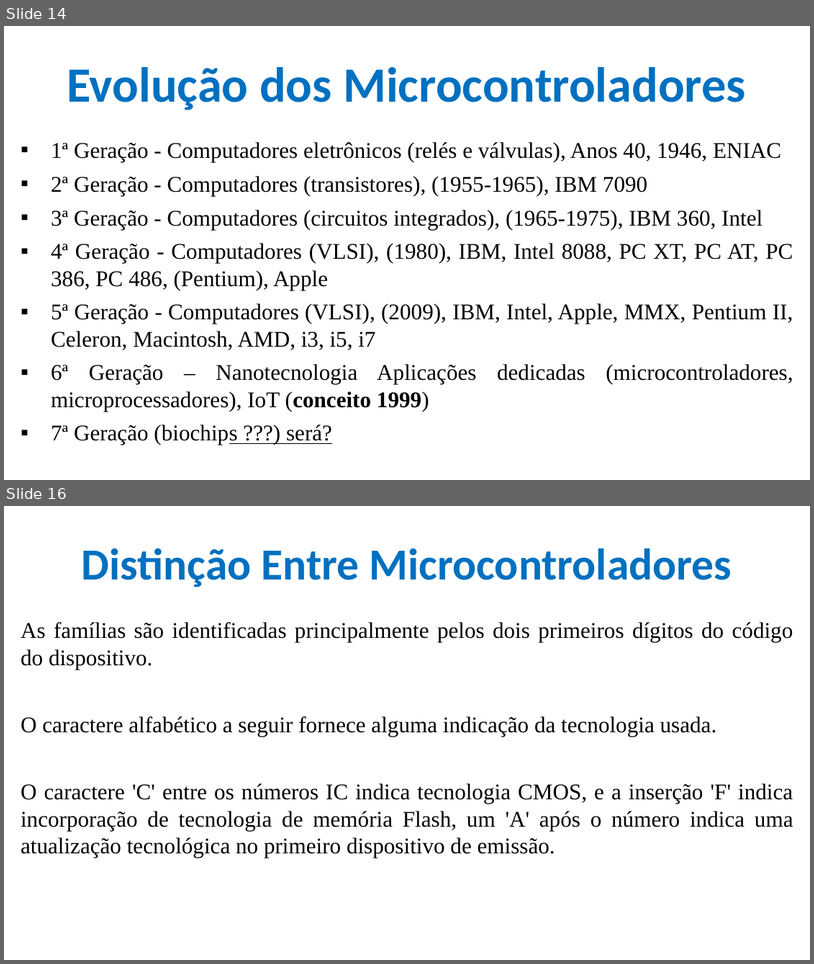
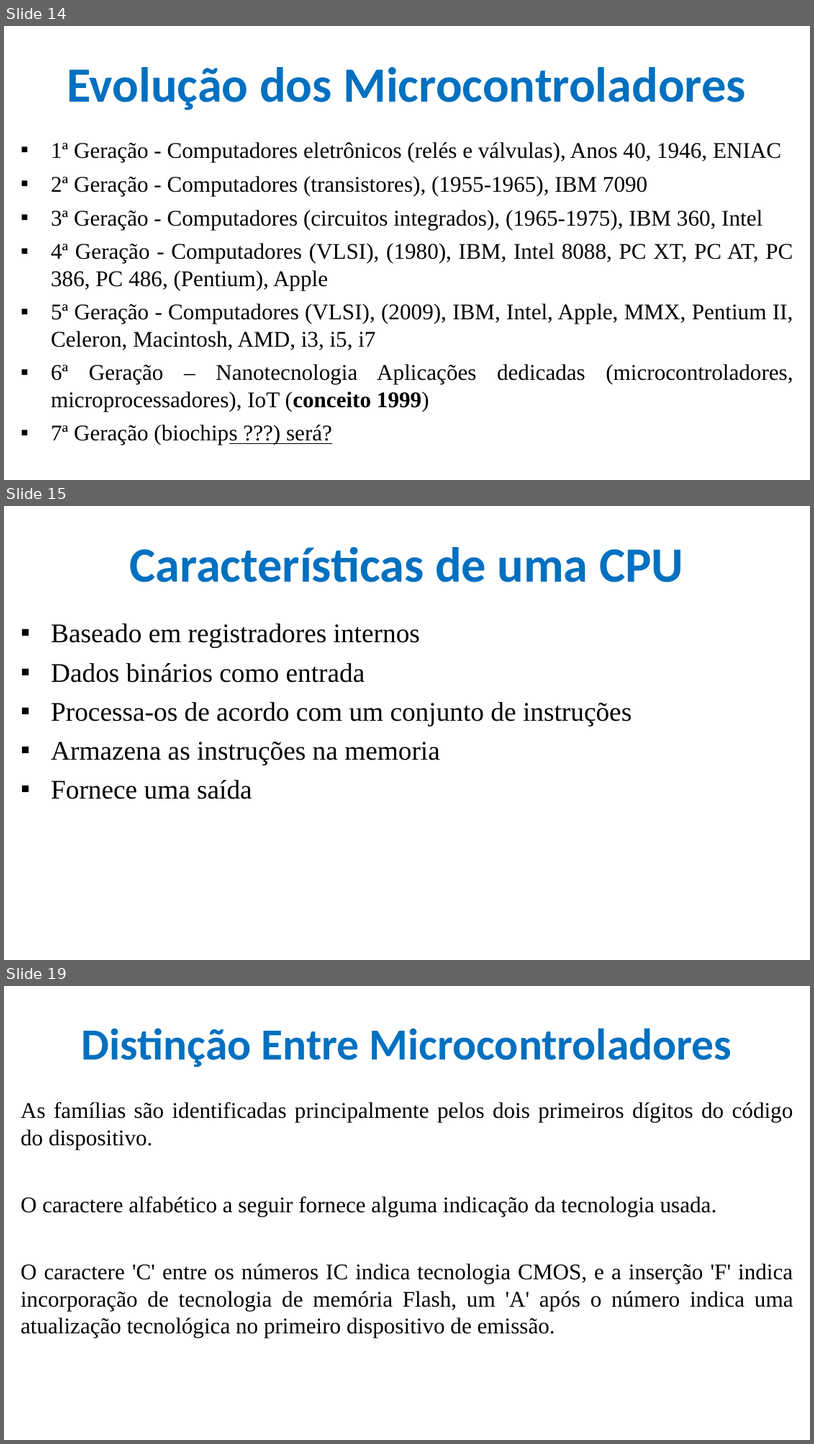
Before and after one commit to CloudEducationBrazil/WydenArea1ProgramacaoMicrocontroladores, a slide deck: 01 Classes/Aula 01 - Programação Microcontroladores.pptx. Shown one above the other, each under a label of ours: slides 14 and 16 before the commit, slides 14, 15 and 19 after it; the slides between them are not shown. The pictures are 814x964 and 814x1444 pixels, drawn with LibreOffice and Linux fonts; fonts in the diff are those of the drawing; background and template pictures are left out. Boxes give left, top, right and bottom in pixels: in the first picture for what was removed or moved away, otherwise in the second. Text is boxed around its words. In the diff, an @@ line names an element or a change of style, - is before the commit and + after.

```diff
--- a/01 Classes/Aula 01 - Programação Microcontroladores.pptx
+++ b/01 Classes/Aula 01 - Programação Microcontroladores.pptx
@@ slide 15 added at (4,506,810,960), background picture (left out) @@
@@ title added at (129,547,684,582), 44 pt, text #0070C0, bold @@
+Características de uma CPU
@@ text added at (51,623,632,799), 24 pt, text #000000 @@
+▪ Baseado em registradores internos
+▪ Dados binários como entrada
+▪ Processa-os de acordo com um conjunto de instruções
+▪ Armazena as instruções na memoria
+▪ Fornece uma saída
@@ what was slide 16 is now slide 19 @@
```
Also in this commit, not shown: 4 slides changed, 3 other slides added.
